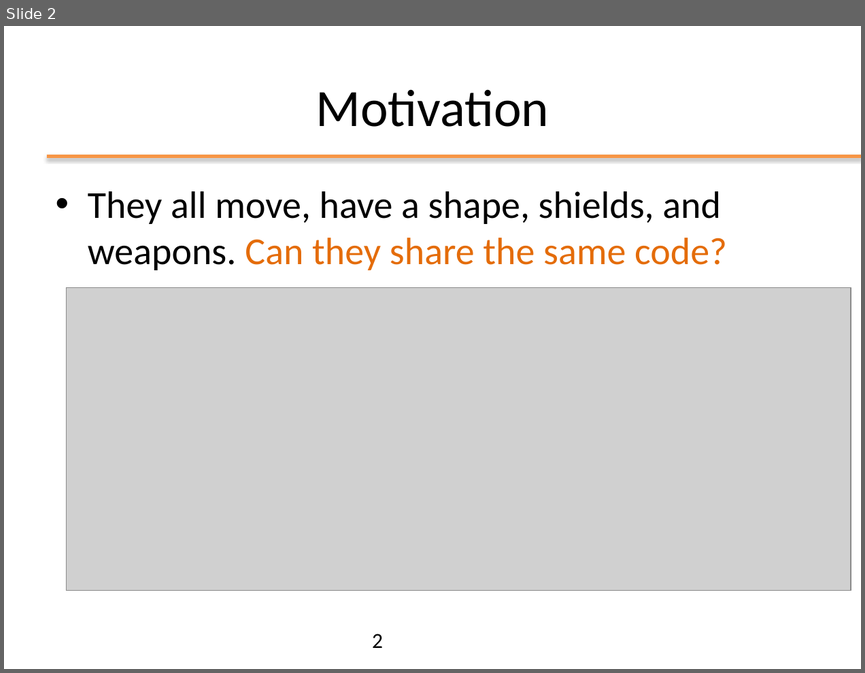
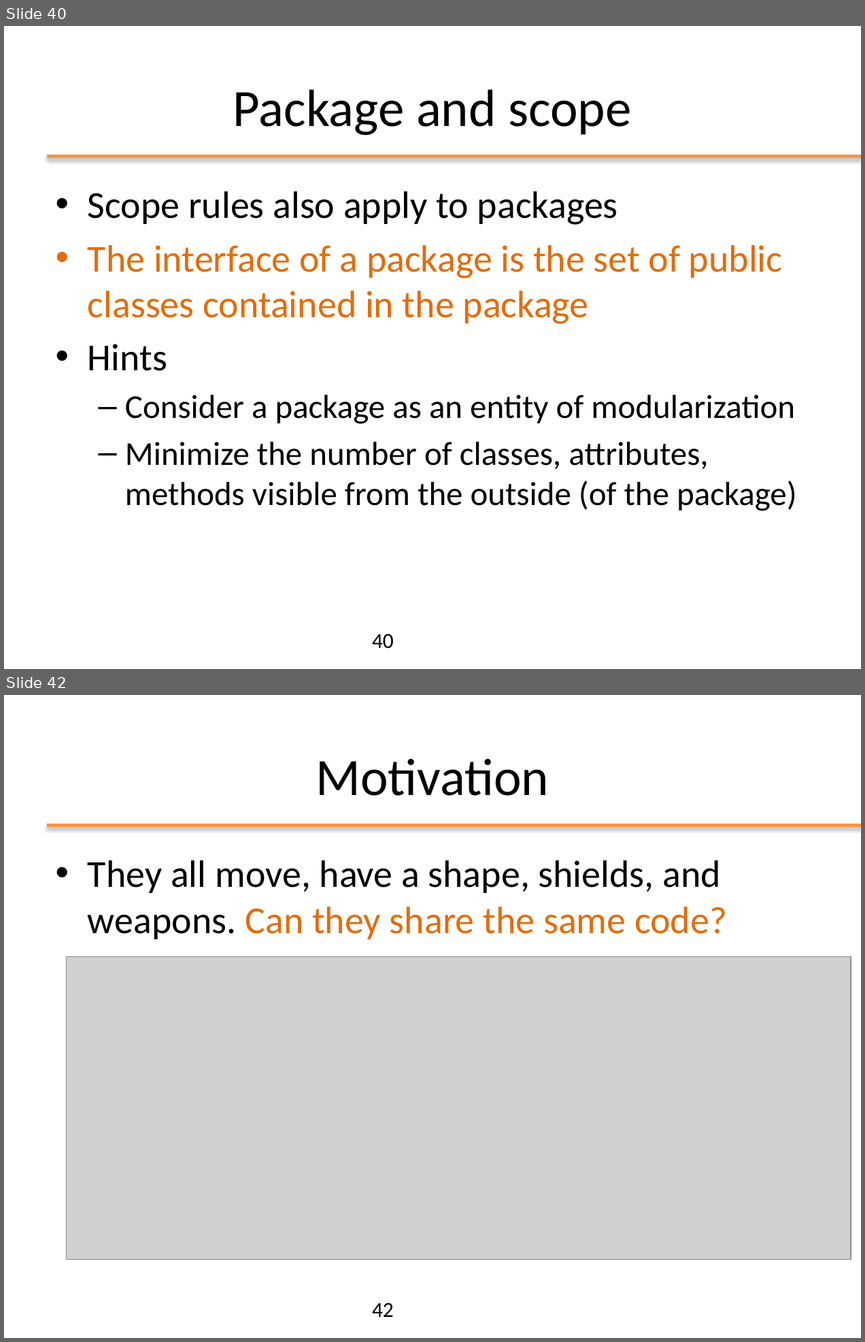
Before and after one commit to nbicocchi/ooprogramming, a slide deck: java/slides/ppt/03 - Java Object Oriented.pptx. Shown one above the other, each under a label of ours: slide 2 before the commit, slides 40 and 42 after it; the slides between them are not shown. The pictures are 865x673 and 865x1342 pixels, drawn with LibreOffice and Linux fonts; fonts in the diff are those of the drawing; grey boxes stand for pictures; background and template pictures are left out. Boxes give left, top, right and bottom in pixels: in the first picture for what was removed or moved away, otherwise in the second. Text is boxed around its words. In the diff, an @@ line names an element or a change of style, - is before the commit and + after.

```diff
--- a/java/slides/ppt/03 - Java Object Oriented.pptx
+++ b/java/slides/ppt/03 - Java Object Oriented.pptx
@@ slide 40 added at (x1=4, y1=26, x2=861, y2=669), background #FFFFFF; not listed: 1 template element that a slide beside it also shows @@
@@ title added at (x1=233, y1=89, x2=631, y2=135), 44 pt, text #000000 @@
+Package and scope
@@ text added at (x1=88, y1=191, x2=797, y2=511), 28 pt, text #000000 @@
+• Scope rules also apply to packages
+• The interface of a package is the set of public classes contained in the package
+• Hints
+  – Consider a package as an entity of modularization
+  – Minimize the number of classes, attributes, methods visible from the outside (of the package)
@@ page number added at (x1=372, y1=633, x2=394, y2=648), 18 pt, text #000000 @@
+40
@@ what was slide 2 is now slide 42 @@
@@ page number at (x1=372, y1=1302, x2=394, y2=1317): text changed @@
-2
+42
```
Also in this commit, not shown: 1 slide changed, 39 other slides added, 3 other files.
